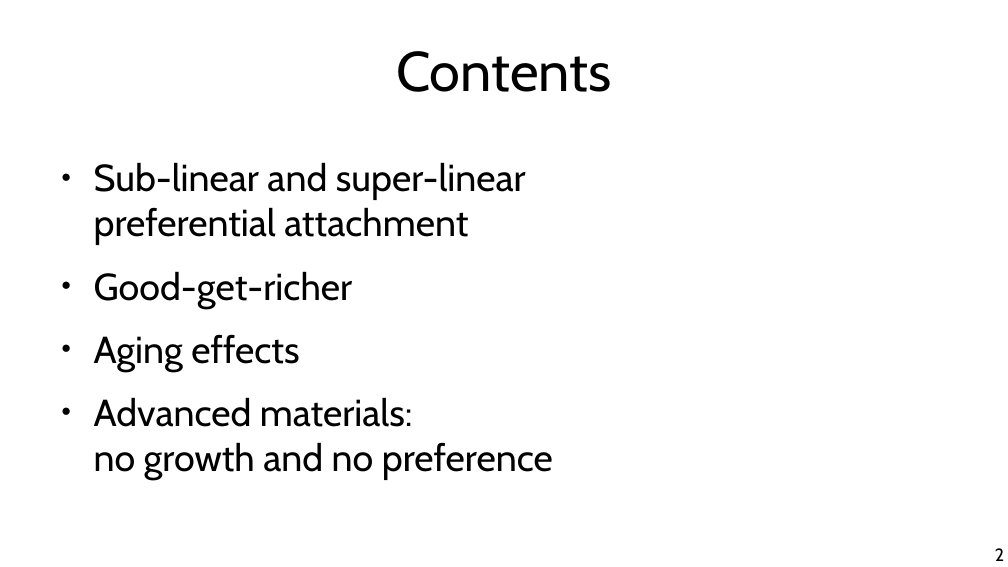
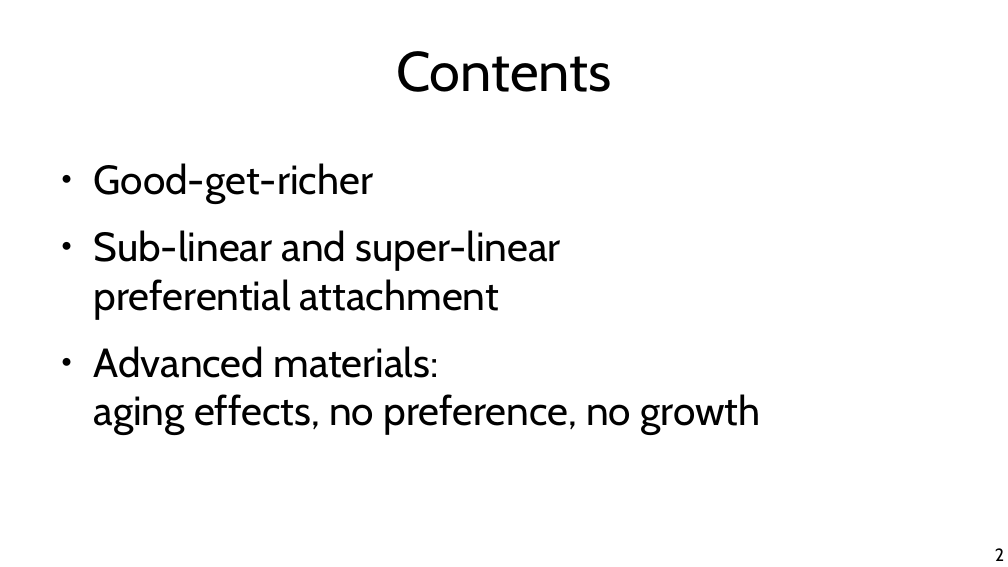
Before and after one commit to chatox/networks-science-course, a slide deck: slide 2 of theory/tt06_other_growth_models.odp. Drawn at 1008x567 pixels with LibreOffice and Linux fonts; fonts in the diff are those of the drawing. Boxes give left, top, right and bottom in pixels: in the first picture for what was removed or moved away, otherwise in the second. Text is boxed around its words. In the diff, an @@ line names an element or a change of style, - is before the commit and + after.

Commit message:
Reordering materials

```diff
--- a/theory/tt06_other_growth_models.odp
+++ b/theory/tt06_other_growth_models.odp
@@ text at (94, 163, 374, 204): paragraph added @@
+● Good-get-richer
@@ text at (94, 230, 561, 319): size 29.6 to 32 pt in "Sub-linear and super-linear preferential attachment" @@
@@ text at (94, 346, 761, 435): text changed; size 29.6 to 32 pt @@
-● Good-get-richer
-● Aging effects
-● Advanced materials:
-  no growth and no preference
+● Advanced materials:
+  aging effects, no preference, no growth
```
Also in this commit, not shown: 5 other slides changed, 4 slides added, 3 slides removed, 1 other file.
